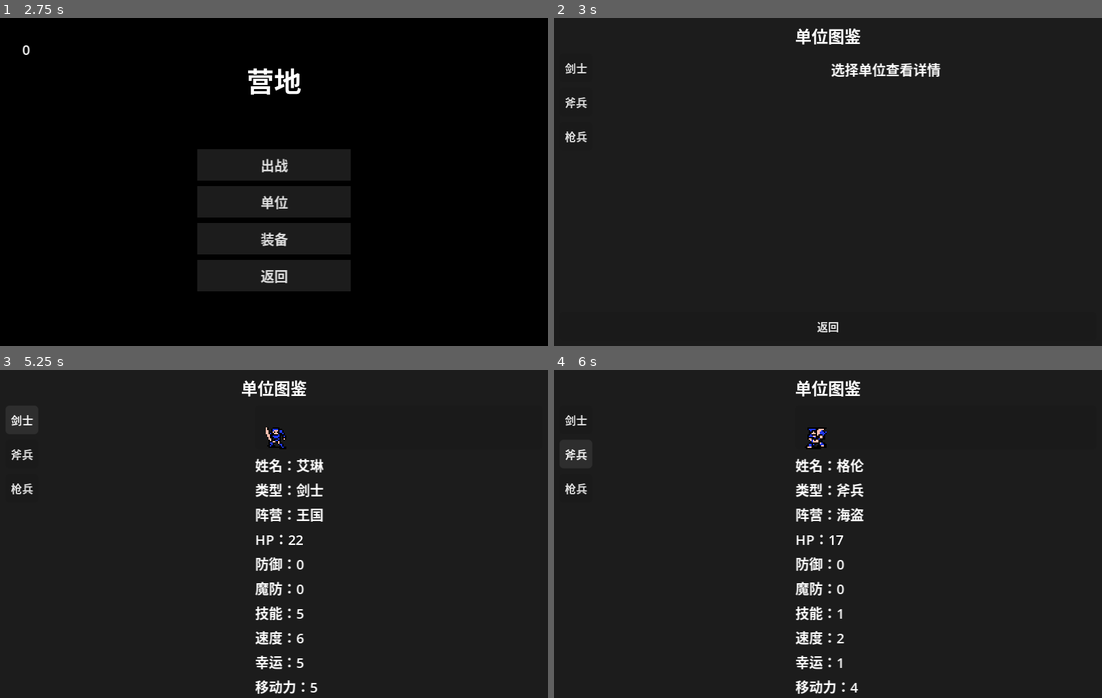
Above: before the commit, frames 1-4 (two rows, left to right).
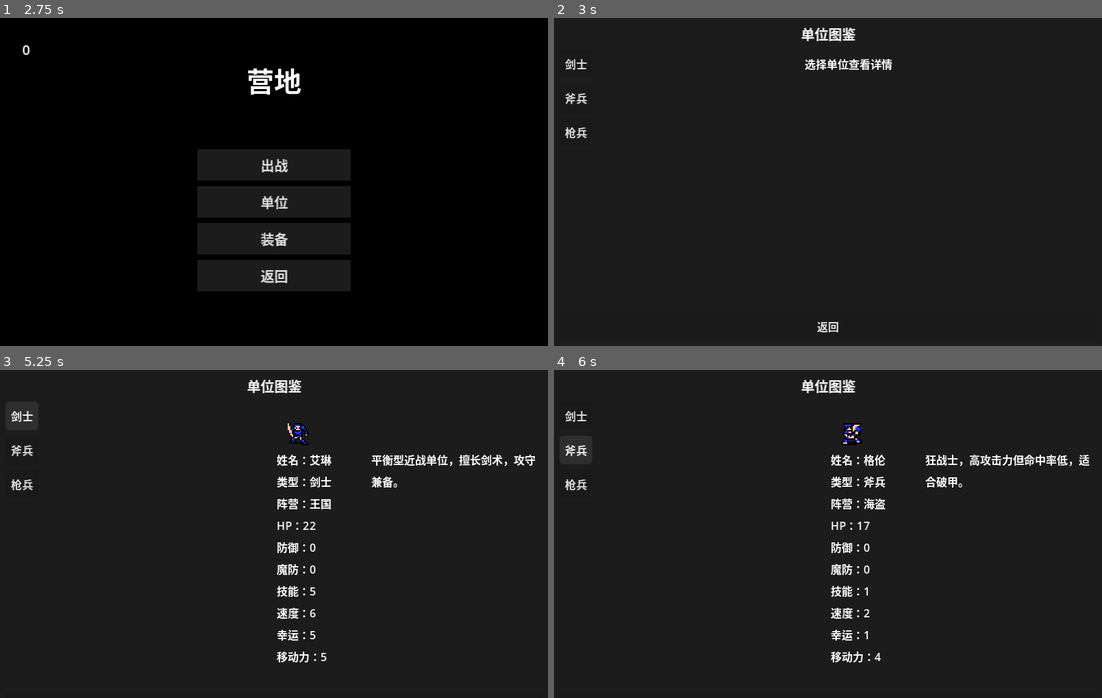
Above: after the commit, the same moments.

Repository: ZhuXilin/Dev_Project_260730
Game: Godot game, scene res://content/scenes/ui/MainMenu.tscn
Same seed, same stepped clock (60 frames per second), same inputs: the game is played once before the commit and once after it. Sound files missing from this copy of the repository are replaced by a short silence.
Inputs:
- Up to frame 1 (2.75 s): click "继续游戏" at 0.5 s; click "返回" at 1.25 s; click "新建游戏" at 2 s
- Up to frame 2 (3 s): click "单位" at 2.75 s
- Up to frame 3 (5.25 s): click "装备" at 3.5 s; click "返回" at 4.25 s; click "剑士" at 5 s
- Up to frame 4 (6 s): click "斧兵" at 5.75 s

Frame 1 is identical in both runs. In frame 2, 1.5% of the frame differs, in the area x 2-71%, y 2-38%; in frame 3, 4.8%; in frame 4, 5.0%, in the area x 2-98%, y 2-99%.

Commit message:
Fixed bugs

Diff:
--- /dev/null
+++ b/content/data/item_unlock.json
@@ -0,0 +1,11 @@
+{
+  "default_unlocked": [
+	"iron_sword",
+	"steel_spear",
+	"battle_axe",
+	"longbow",
+	"healing_staff",
+	"fire_spellbook",
+    "wooden_shield"
+  ]
+}
--- a/content/scenes/levels/UnitLevelMap.tres
+++ b/content/scenes/levels/UnitLevelMap.tres
@@ -1,11 +1,26 @@
 [gd_resource type="Resource" script_class="UnitLevelMapConfig" format=3 uid="uid://cqhaf06akyk80"]
 
 [ext_resource type="Script" uid="uid://ccvitfeaytlvk" path="res://function/resource/UnitLevelMapConfig.gd" id="1_qd7h8"]
-[ext_resource type="Resource" uid="uid://6b5tvqtfhjd5" path="res://content/scenes/levels/unitmapentry/UnitMapEntry_Swordsmen.tres" id="1_rx0gl"]
+[ext_resource type="Resource" uid="uid://cvavysat5tfmo" path="res://content/scenes/levels/levellists/LevelListType001_Day1.tres" id="1_rx0gl"]
 [ext_resource type="Script" uid="uid://c8x3p1n87hrdv" path="res://function/resource/UnitLevelMapEntry.gd" id="1_suoue"]
+
+[sub_resource type="Resource" id="Resource_eompo"]
+script = ExtResource("1_suoue")
+day1 = ExtResource("1_rx0gl")
+day2 = ExtResource("1_rx0gl")
+day3 = ExtResource("1_rx0gl")
+metadata/_custom_type_script = "uid://c8x3p1n87hrdv"
+
+[sub_resource type="Resource" id="Resource_ks8yl"]
+script = ExtResource("1_suoue")
+faction = "王国"
+day1 = ExtResource("1_rx0gl")
+day2 = ExtResource("1_rx0gl")
+day3 = ExtResource("1_rx0gl")
+metadata/_custom_type_script = "uid://c8x3p1n87hrdv"
 
 [resource]
 script = ExtResource("1_qd7h8")
-default_entry = ExtResource("1_rx0gl")
-entries = Array[ExtResource("1_suoue")]([ExtResource("1_rx0gl")])
+default_entry = SubResource("Resource_eompo")
+entries = Array[ExtResource("1_suoue")]([SubResource("Resource_ks8yl")])
 metadata/_custom_type_script = "uid://ccvitfeaytlvk"
--- a/content/scenes/levels/unitmapentry/UnitMapEntry_Swordsmen.tres
+++ /dev/null
@@ -1,14 +0,0 @@
-[gd_resource type="Resource" script_class="UnitLevelMapEntry" format=3 uid="uid://6b5tvqtfhjd5"]
-
-[ext_resource type="Resource" uid="uid://cvavysat5tfmo" path="res://content/scenes/levels/unitmapentry/levellists/LevelListType001_Day1.tres" id="1_sidox"]
-[ext_resource type="Script" uid="uid://c8x3p1n87hrdv" path="res://function/resource/UnitLevelMapEntry.gd" id="1_xm7n3"]
-[ext_resource type="Resource" uid="uid://c8fm3tgsvq7l3" path="res://content/scenes/levels/unitmapentry/levellists/LevelListType001_Day2.tres" id="2_chsxt"]
-[ext_resource type="Resource" uid="uid://n221j2sdn3nl" path="res://content/scenes/levels/unitmapentry/levellists/LevelListType001_Day3.tres" id="3_p2id8"]
-
-[resource]
-script = ExtResource("1_xm7n3")
-unit_name = "剑士"
-day1 = ExtResource("1_sidox")
-day2 = ExtResource("2_chsxt")
-day3 = ExtResource("3_p2id8")
-metadata/_custom_type_script = "uid://c8x3p1n87hrdv"
--- a/content/scenes/ui/ItemInfoUI.tscn
+++ b/content/scenes/ui/ItemInfoUI.tscn
@@ -1,65 +1,68 @@
-[gd_scene load_steps=2 format=3 uid="uid://item_info_ui"]
+[gd_scene format=3 uid="uid://b1ot7t71akuuo"]
 
-[ext_resource type="Script" path="res://function/script/ItemInfoUI.gd" id="1"]
+[ext_resource type="Script" uid="uid://iyg1ok5wntbj" path="res://function/script/ItemInfoUI.gd" id="1"]
 [ext_resource type="StyleBox" uid="uid://6qbsaxkfwg3o" path="res://content/resource/stylebox/8bit_style_box_flat.tres" id="2"]
 
-[node name="ItemInfoUI" type="PanelContainer"]
+[node name="ItemInfoUI" type="PanelContainer" unique_id=193021295]
 anchors_preset = 15
 anchor_right = 1.0
 anchor_bottom = 1.0
+grow_horizontal = 2
+grow_vertical = 2
 theme_override_styles/panel = ExtResource("2")
 script = ExtResource("1")
 
-[node name="VBoxContainer" type="VBoxContainer" parent="."]
+[node name="VBoxContainer" type="VBoxContainer" parent="." unique_id=1866927110]
 layout_mode = 2
 size_flags_horizontal = 3
 size_flags_vertical = 3
 
-[node name="Title" type="Label" parent="VBoxContainer"]
+[node name="Title" type="Label" parent="VBoxContainer" unique_id=87283480]
 layout_mode = 2
-theme_override_font_sizes/font_size = 12
+theme_override_font_sizes/font_size = 10
 text = "道具图鉴"
 horizontal_alignment = 1
 
-[node name="HBoxContainer" type="HBoxContainer" parent="VBoxContainer"]
+[node name="HBoxContainer" type="HBoxContainer" parent="VBoxContainer" unique_id=1016450654]
 layout_mode = 2
 size_flags_vertical = 3
 
-[node name="LeftPanel" type="VBoxContainer" parent="VBoxContainer/HBoxContainer"]
+[node name="LeftPanel" type="VBoxContainer" parent="VBoxContainer/HBoxContainer" unique_id=1347318244]
 layout_mode = 2
 size_flags_horizontal = 3
 
-[node name="ScrollContainer" type="ScrollContainer" parent="VBoxContainer/HBoxContainer/LeftPanel"]
+[node name="ScrollContainer" type="ScrollContainer" parent="VBoxContainer/HBoxContainer/LeftPanel" unique_id=1023858505]
 layout_mode = 2
 size_flags_vertical = 3
 horizontal_scroll_mode = 0
 
-[node name="CategoryContainer" type="VBoxContainer" parent="VBoxContainer/HBoxContainer/LeftPanel/ScrollContainer"]
+[node name="CategoryContainer" type="VBoxContainer" parent="VBoxContainer/HBoxContainer/LeftPanel/ScrollContainer" unique_id=86866633]
 layout_mode = 2
 
-[node name="RightPanel" type="VBoxContainer" parent="VBoxContainer/HBoxContainer"]
+[node name="RightPanel" type="VBoxContainer" parent="VBoxContainer/HBoxContainer" unique_id=1506831668]
 layout_mode = 2
 size_flags_horizontal = 2
 
-[node name="ItemIcon" type="TextureRect" parent="VBoxContainer/HBoxContainer/RightPanel"]
+[node name="ItemIcon" type="TextureRect" parent="VBoxContainer/HBoxContainer/RightPanel" unique_id=2041278662]
 layout_mode = 2
 size_flags_vertical = 0
 expand_mode = 1
 stretch_mode = 4
 
-[node name="ItemName" type="Label" parent="VBoxContainer/HBoxContainer/RightPanel"]
+[node name="ItemName" type="Label" parent="VBoxContainer/HBoxContainer/RightPanel" unique_id=1580059611]
 layout_mode = 2
 theme_override_font_sizes/font_size = 10
 text = "名称"
 
-[node name="ItemDetail" type="Label" parent="VBoxContainer/HBoxContainer/RightPanel"]
+[node name="ItemDetail" type="Label" parent="VBoxContainer/HBoxContainer/RightPanel" unique_id=869052961]
 layout_mode = 2
 theme_override_font_sizes/font_size = 8
 text = "详情"
-autowrap_mode = 3
 
-[node name="BackButton" type="Button" parent="VBoxContainer"]
+[node name="BackButton" type="Button" parent="VBoxContainer" unique_id=1504312512]
 layout_mode = 2
 size_flags_vertical = 0
 theme_override_font_sizes/font_size = 8
 text = "返回"
+
+[connection signal="pressed" from="VBoxContainer/BackButton" to="." method="_on_back_button_pressed"]
--- a/content/scenes/ui/UnitInfoUI.tscn
+++ b/content/scenes/ui/UnitInfoUI.tscn
@@ -17,7 +17,7 @@
 
 [node name="Title" type="Label" parent="VBoxContainer" unique_id=1100851483]
 layout_mode = 2
-theme_override_font_sizes/font_size = 12
+theme_override_font_sizes/font_size = 10
 text = "单位图鉴"
 horizontal_alignment = 1
 
@@ -43,15 +43,32 @@
 layout_mode = 2
 size_flags_vertical = 0
 mouse_filter = 2
+theme_override_styles/panel = ExtResource("1_ks8yl")
 
 [node name="UnitSprite" type="AnimatedSprite2D" parent="VBoxContainer/HBoxContainer/InfoPanel/SpriteContainer" unique_id=987654321]
 centered = false
 
-[node name="DetailLabel" type="Label" parent="VBoxContainer/HBoxContainer/InfoPanel" unique_id=1284426676]
+[node name="InfoHBox" type="HBoxContainer" parent="VBoxContainer/HBoxContainer/InfoPanel" unique_id=1836212551]
+custom_minimum_size = Vector2(120, 0)
+layout_mode = 2
+
+[node name="DetailLabel" type="Label" parent="VBoxContainer/HBoxContainer/InfoPanel/InfoHBox" unique_id=1284426676]
 layout_mode = 2
 size_flags_vertical = 0
-theme_override_font_sizes/font_size = 10
+theme_override_font_sizes/font_size = 8
 text = "选择单位查看详情"
+
+[node name="SpaceLabel" type="Label" parent="VBoxContainer/HBoxContainer/InfoPanel/InfoHBox" unique_id=1569838707]
+layout_mode = 2
+text = "     "
+
+[node name="DescLabel" type="Label" parent="VBoxContainer/HBoxContainer/InfoPanel/InfoHBox" unique_id=36537628]
+custom_minimum_size = Vector2(120, 0)
+layout_mode = 2
+size_flags_vertical = 0
+theme_override_font_sizes/font_size = 8
+text = "              "
+autowrap_mode = 3
 
 [node name="BackButton" type="Button" parent="VBoxContainer" unique_id=999999999]
 layout_mode = 2
--- a/function/global/GameState.gd
+++ b/function/global/GameState.gd
@@ -44,7 +44,6 @@
 		var data = UnitData.new()
 		var stats = UnitDataManager.get_default_stats(unit_name)
 		data.unit_name = unit_name
-		# 从 unit_data.json 读取 display_name 和 faction
 		var unit_dict = UnitDataManager.get_unit_data(unit_name)
 		data.display_name = unit_dict.get("display_name", unit_name)
 		data.faction = unit_dict.get("faction", "")
@@ -67,7 +66,9 @@
 			data.inventory.append(inst)
 			data.weapon_slot = inst
 		# 初始化防具/饰品槽（2个空位）
-		data.armor_slots = [null, null]
+		data.armor_slots.clear()          # 先清空
+		data.armor_slots.append(null)     # 添加空位1
+		data.armor_slots.append(null)     # 添加空位2
 		data.max_armor_slots = 2
 		party.append(data)
 	main_unit_index = main_index
--- a/function/global/Globals.gd
+++ b/function/global/Globals.gd
@@ -33,6 +33,10 @@
 var unlock_config: Dictionary = {}
 
 # ---- 道具解锁系统 ----
+var item_unlock_config: Dictionary = {}
+var item_unlocked_items: Array[String] = []
+
+# ---- 已解锁道具列表（与存档同步） ----
 var unlocked_items: Array[String] = []
 
 # ---- 游戏状态标志 ----
@@ -74,6 +78,7 @@
 	_set_default_window()
 	_apply_game_speed()
 	_load_unlock_config()
+	_load_item_unlock_config()
 
 # ============================================================
 #  窗口管理
@@ -163,12 +168,13 @@
 	current_battle_turn += 1
 	print("回合计数递增: ", current_battle_turn)
 
-# Globals.gd
+# ============================================================
+#  单位解锁系统
+# ============================================================
 func _load_unlock_config():
 	var path = "res://content/data/unit_unlock.json"
 	if not FileAccess.file_exists(path):
 		unlock_config = { "default_unlocked": ["剑士", "枪兵"] }
-		# 显式构建 Array[String]
 		var arr: Array[String] = []
 		for item in unlock_config["default_unlocked"]:
 			if item is String:
@@ -184,14 +190,12 @@
 	if data and data is Dictionary:
 		unlock_config = data
 		var raw = data.get("default_unlocked", ["剑士", "枪兵"])
-		# 转换为 Array[String]
 		var arr: Array[String] = []
 		for item in raw:
 			if item is String:
 				arr.append(item)
 		unlocked_units = arr
 	else:
-		# 回退默认值
 		var arr: Array[String] = ["剑士", "枪兵"]
 		unlocked_units = arr
 
@@ -206,6 +210,51 @@
 func get_unlocked_units() -> Array[String]:
 	return unlocked_units.duplicate()
 
+# ============================================================
+#  道具解锁系统
+# ============================================================
+func _load_item_unlock_config():
+	var path = "res://content/data/item_unlock.json"
+	var raw_items = []  # 用于存储默认解锁道具ID的原始数组
+	if not FileAccess.file_exists(path):
+		raw_items = ["iron_sword", "steel_spear", "battle_axe", "longbow", "healing_staff", "fire_spellbook", "wooden_shield"]
+	else:
+		var file = FileAccess.open(path, FileAccess.READ)
+		var content = file.get_as_text()
+		file.close()
+		var data = JSON.parse_string(content)
+		if data and data is Dictionary:
+			raw_items = data.get("default_unlocked", [])
+		else:
+			raw_items = ["iron_sword", "steel_spear", "battle_axe", "longbow", "healing_staff", "fire_spellbook", "wooden_shield"]
+
+	# 显式转换为 Array[String]
+	var arr: Array[String] = []
+	for item in raw_items:
+		if item is String:
+			arr.append(item)
+	item_unlocked_items = arr
+
+	# 将默认解锁道具加入全局解锁列表
+	for item_id in item_unlocked_items:
+		if item_id not in unlocked_items:
+			unlocked_items.append(item_id)
+	print("默认解锁道具已加载：", item_unlocked_items)
+
+func is_item_unlocked(item_id: String) -> bool:
+	return item_id in unlocked_items
+
+func unlock_item(item_id: String):
+	if item_id not in unlocked_items:
+		unlocked_items.append(item_id)
+		print("道具解锁：", item_id)
+
+func get_unlocked_items() -> Array[String]:
+	return unlocked_items.duplicate()
+
+# ============================================================
+#  确认对话框
+# ============================================================
 func show_confirm(parent: Node, message: String, confirm_text: String = "确定", cancel_text: String = "取消", confirm_cb: Callable = Callable(), cancel_cb: Callable = Callable(), show_cancel: bool = true):
 	print("show_confirm 被调用，加载 ConfirmUI")
 	var ui = load("res://content/scenes/ui/ConfirmUI.tscn")
@@ -217,14 +266,3 @@
 	parent.add_child(instance)
 	instance.show_confirm(message, confirm_text, cancel_text, confirm_cb, cancel_cb, show_cancel)
 	print("show_confirm 完成")
-
-func is_item_unlocked(item_id: String) -> bool:
-	return item_id in unlocked_items
-
-func unlock_item(item_id: String):
-	if item_id not in unlocked_items:
-		unlocked_items.append(item_id)
-		print("道具解锁：", item_id)
-
-func get_unlocked_items() -> Array[String]:
-	return unlocked_items.duplicate()
--- a/function/global/InputManager.gd
+++ b/function/global/InputManager.gd
@@ -741,19 +741,29 @@
 	print("阵营: ", unit.unit_stats.faction if unit.unit_stats.faction != "" else "无")
 	print("队伍: ", "玩家" if unit.unit_stats.team_id == 0 else "敌人")
 	print("HP: ", unit.hit_points, "/", unit.unit_stats.max_hp)
-	var weapon_stats = unit.get_weapon_stats()
-	print("攻击: ", weapon_stats["attack"], " (魔法: ", weapon_stats["magic_attack"], ")")
+
+	# 获取武器数据（用于范围和属性）
+	var weapon_data = unit.get_weapon_data()
+	var weapon_stats = unit.get_weapon_stats()   # 只包含 stats 字典
+
+	# 攻击力（从 stats 中读取）
+	var attack = weapon_stats.get("attack", 0)
+	var magic_attack = weapon_stats.get("magic_attack", 0)
+	print("攻击: ", attack, " (魔法: ", magic_attack, ")")
+
 	print("防御: ", unit.unit_stats.defense)
 	print("魔防: ", unit.unit_stats.magic_defense)
 	print("技巧: ", unit.unit_stats.skill)
 	print("速度: ", unit.unit_stats.speed)
 	print("幸运: ", unit.unit_stats.luck)
 	print("移动力: ", unit.unit_stats.move_range)
-	var weapon_data = unit.get_weapon_data()
+
+	# 攻击范围（从 weapon_data 读取）
 	if weapon_data:
 		print("攻击范围: ", weapon_data.min_attack_range, "~", weapon_data.attack_range)
 	else:
 		print("攻击范围: 0~0")
+
 	print("当前格子: ", unit.grid_cell)
 	print("已行动: ", unit.has_moved)
 	print("可行动: ", unit.can_act_this_turn)
--- a/function/global/SaveManager.gd
+++ b/function/global/SaveManager.gd
@@ -265,6 +265,10 @@
 	Globals.unlocked_units = save.unlocked_units.duplicate()
 	Globals.unlocked_items = save.unlocked_items.duplicate()
 
+	# 如果存档中没有任何解锁道具，补充默认
+	if Globals.unlocked_items.is_empty():
+		Globals.unlocked_items = Globals.item_unlocked_items.duplicate()
+
 	LevelManager.current_level_index = 0
 	LevelManager.is_map_mode = true
 
--- a/function/resource/UnitLevelMapEntry.gd
+++ b/function/resource/UnitLevelMapEntry.gd
@@ -1,9 +1,7 @@
-# UnitLevelMapEntry.gd
 class_name UnitLevelMapEntry
 extends Resource
 
-@export var faction: String = ""       # 阵营名（取代 unit_name）
-@export var unit_name: String = ""     # 保留但不再用于查找（仅作注释）
+@export var faction: String = ""
 @export var day1: LevelListResource
 @export var day2: LevelListResource
 @export var day3: LevelListResource
--- a/function/script/MapScene.gd
+++ b/function/script/MapScene.gd
@@ -92,7 +92,7 @@
 			print("检测到连接丢失，根据层数重建连接")
 			_rebuild_connections_by_layer(map_data)
 
-		_apply_visited_state()   # ★ 新增：应用访问状态
+		_apply_visited_state()
 		_draw_connections()
 		_create_node_buttons()
 		if map_data and map_data.root_node:
@@ -375,7 +375,9 @@
 	return ""
 
 func _apply_visited_state():
+	print("_apply_visited_state 被调用，visited_nodes 大小：", GameState.visited_nodes.size())
 	if not map_data:
+		print("map_data 为空")
 		return
 	for node in map_data.nodes:
 		var key = "%d_%d" % [node.position.x, node.position.y]
@@ -384,4 +386,4 @@
 			node.is_available = false
 		else:
 			node.is_visited = false
-			node.is_available = false  # 由 _update_availability 随后设置
+			node.is_available = false  # 由 _update_availability 设置
--- a/function/script/UIManager.gd
+++ b/function/script/UIManager.gd
@@ -437,7 +437,7 @@
 # ============================================================
 #  道具操作面板
 # ============================================================
-func _show_item_action_panel(unit: Unit, inst: ItemInstance):
+func _show_item_action_panel(unit: Unit, inst: ItemInstance, _slot_index: int = -1):
 	print("=== _show_item_action_panel 被调用 ===")
 	if not item_action_panel or not _buttons_container:
 		print("面板或容器为空")
--- a/function/script/UnitInfoUI.gd
+++ b/function/script/UnitInfoUI.gd
@@ -3,7 +3,8 @@
 @onready var unit_list = $VBoxContainer/HBoxContainer/ScrollContainer/UnitList
 @onready var sprite_container = $VBoxContainer/HBoxContainer/InfoPanel/SpriteContainer
 @onready var unit_sprite = $VBoxContainer/HBoxContainer/InfoPanel/SpriteContainer/UnitSprite
-@onready var detail_label = $VBoxContainer/HBoxContainer/InfoPanel/DetailLabel
+@onready var detail_label = $VBoxContainer/HBoxContainer/InfoPanel/InfoHBox/DetailLabel
+@onready var desc_label = $VBoxContainer/HBoxContainer/InfoPanel/InfoHBox/DescLabel
 
 func _ready():
 	populate_list()
@@ -24,6 +25,7 @@
 		unit_list.add_child(btn)
 
 func _on_unit_selected(unit_name: String):
+	# ---- 更新精灵（不变） ----
 	var frames_path = UnitDataManager.get_sprite_frames_path(unit_name)
 	if frames_path != "" and ResourceLoader.exists(frames_path):
 		var frames = load(frames_path) as SpriteFrames
@@ -38,10 +40,9 @@
 					unit_sprite.play(anims[0])
 			unit_sprite.position = Vector2(0, 0)
 
-			# 调整容器高度以适应精灵（无额外间距）
 			var frame = unit_sprite.sprite_frames.get_frame_texture("idle", 0)
 			if frame:
-				var sprite_size = frame.get_size()   # 修正：避免与基类冲突
+				var sprite_size = frame.get_size()
 				sprite_container.custom_minimum_size = Vector2(0, sprite_size.y)
 			else:
 				sprite_container.custom_minimum_size = Vector2.ZERO
@@ -52,11 +53,10 @@
 		unit_sprite.visible = false
 		sprite_container.custom_minimum_size = Vector2.ZERO
 
-	# 更新文本
+	# ---- 更新详情标签（属性信息） ----
 	var unit_data = UnitDataManager.get_unit_data(unit_name)
 	var display_name = unit_data.get("display_name", unit_name)
 	var faction = unit_data.get("faction", "")
-	var desc = unit_data.get("description", "暂无描述")
 	var text = "姓名：%s\n" % display_name
 	text += "类型：%s\n" % unit_name
 	if faction != "":
@@ -68,8 +68,10 @@
 	text += "速度：%d\n" % unit_data.get("speed", 0)
 	text += "幸运：%d\n" % unit_data.get("luck", 0)
 	text += "移动力：%d\n" % unit_data.get("move_range", 0)
-	text += "描述：%s" % desc
 	detail_label.text = text
+
+	var desc = unit_data.get("description", "暂无描述")
+	desc_label.text = desc
 
 func _on_back_button_pressed():
 	queue_free()
--- a/function/script/UnitSelectUI.gd
+++ b/function/script/UnitSelectUI.gd
@@ -3,7 +3,6 @@
 
 var all_unit_names: Array[String] = ["剑士", "枪兵", "斧兵", "弓兵", "飞马", "法师", "修女", "龙人", "重甲兵"]
 var selected_units: Array[String] = []   # 存储选中的 unit_name（类型）
-var selected_names: Array[String] = []   # 存储选中的 display_name（用于显示）
 var max_selection: int = 3
 
 @onready var unit_buttons = $UnitListContainer/VBoxContainer
@@ -16,8 +15,22 @@
 func _ready():
 	if MusicManager.config and MusicManager.config.unit_select_music:
 		MusicManager.play_music(MusicManager.config.unit_select_music)
+
+	# 使槽位标签可点击（用于移除单位）
+	_make_label_clickable(main_label, 0)
+	_make_label_clickable(slot1_label, 1)
+	_make_label_clickable(slot2_label, 2)
+
 	_setup_unit_buttons()
 	_update_labels()
+
+func _make_label_clickable(label: Label, index: int):
+	label.mouse_filter = Control.MOUSE_FILTER_STOP
+	label.gui_input.connect(func(event):
+		if event is InputEventMouseButton and event.pressed and event.button_index == MOUSE_BUTTON_LEFT:
+			_on_slot_clicked(index)
+	)
+	label.mouse_default_cursor_shape = Control.CURSOR_POINTING_HAND
 
 func _setup_unit_buttons():
 	for child in unit_buttons.get_children():
@@ -28,25 +41,47 @@
 
 	for unit_name in unlocked:
 		var btn = Button.new()
-		btn.text = unit_name   # 显示类型名（暂定，后续会在选中时显示姓名）
+		btn.text = unit_name
 		btn.add_theme_font_size_override("font_size", 8)
 		btn.size = Vector2(100, 30)
+		# 根据是否已选设置初始状态
+		var selected = unit_name in selected_units
+		btn.disabled = selected
+		btn.modulate = Color(0.5, 0.5, 0.5) if selected else Color.WHITE
 		btn.pressed.connect(_on_unit_selected.bind(unit_name, btn))
 		unit_buttons.add_child(btn)
-		# 如果该单位已被选择，禁用按钮
-		if unit_name in selected_units:
-			btn.disabled = true
-			btn.modulate = Color(0.5, 0.5, 0.5)
 
 func _on_unit_selected(unit_name: String, btn: Button):
+	# 如果单位已选 → 取消选择
+	if unit_name in selected_units:
+		selected_units.erase(unit_name)
+		btn.disabled = false
+		btn.modulate = Color.WHITE
+		_update_labels()
+		return
+
+	# 队伍已满 → 不能添加
 	if selected_units.size() >= max_selection:
 		return
-	if unit_name in selected_units:
-		return   # 不允许重复选择
+
+	# 添加新单位
 	selected_units.append(unit_name)
 	btn.disabled = true
 	btn.modulate = Color(0.5, 0.5, 0.5)
 	_update_labels()
+
+func _on_slot_clicked(index: int):
+	if index < selected_units.size():
+		var unit_name = selected_units[index]
+		selected_units.remove_at(index)
+		# 重新启用对应的单位按钮
+		for child in unit_buttons.get_children():
+			if child is Button and child.text == unit_name:
+				child.disabled = false
+				child.modulate = Color.WHITE
+				break
+		_update_labels()
+		SoundManager.play_cancel_sound()
 
 func _update_labels():
 	var slots = ["主单位", "辅助1", "辅助2"]
@@ -59,27 +94,14 @@
 	confirm_btn.disabled = selected_units.size() < max_selection
 
 func _on_confirm_pressed():
-	# 确定主单位（第一个选择的），获取其阵营和姓名
 	var main_unit_name = selected_units[0]
-	var main_data = UnitDataManager.get_unit_data(main_unit_name)  # 读取基本数据，但我们还需要获取 display_name 和 faction，这些需要从游戏数据中读取。
-	# 由于我们还没有创建实际单位，我们需要从配置或默认生成。我们可以从 unit_data.json 中读取额外字段？
-	# 更好的方式：在单位选择时，我们默认 display_name = unit_name，阵营默认空。但为了功能，我们可临时生成一个 UnitData。
-	# 更简单：我们使用 UnitDataManager.get_default_stats 得到基本属性，然后设置 display_name 和 faction 为默认。
-	# 实际上，在正式选择前，我们需要让玩家为每个单位输入姓名？需求没有明确，我们先简化：display_name 等于 unit_name。
-	# 这样就不需要额外输入了。
-	# 但需求要求“单位新增姓名数据”，那么应该在选择时允许命名？当前先假设姓名由配置文件提供（如 unit_data.json 中增加字段）。
-	# 为了演示，我们直接使用 unit_name 作为显示名。
-
-	# 构建队伍数据
 	var selected_unit_names = selected_units.duplicate()
 	var main_index = 0
 	GameState.initialize_party(selected_unit_names, main_index)
-	# 设置阵营：从主单位的配置文件读取
 	var main_unit_data = UnitDataManager.get_unit_data(main_unit_name)
-	var faction = main_unit_data.get("faction", "王国")   # 若未配置，默认“王国”
+	var faction = main_unit_data.get("faction", "王国")
 	GameState.current_faction = faction
 
-	# 继续原有保存和跳转逻辑
 	var target_slot = -1
 	if SaveManager.current_slot != -1:
 		target_slot = SaveManager.current_slot
Renamed: content/scenes/levels/unitmapentry/levellists/LevelListType001_Day1.tres -> content/scenes/levels/levellists/LevelListType001_Day1.tres
Renamed: content/scenes/levels/unitmapentry/levellists/LevelListType001_Day2.tres -> content/scenes/levels/levellists/LevelListType001_Day2.tres
Renamed: content/scenes/levels/unitmapentry/levellists/LevelListType001_Day3.tres -> content/scenes/levels/levellists/LevelListType001_Day3.tres
